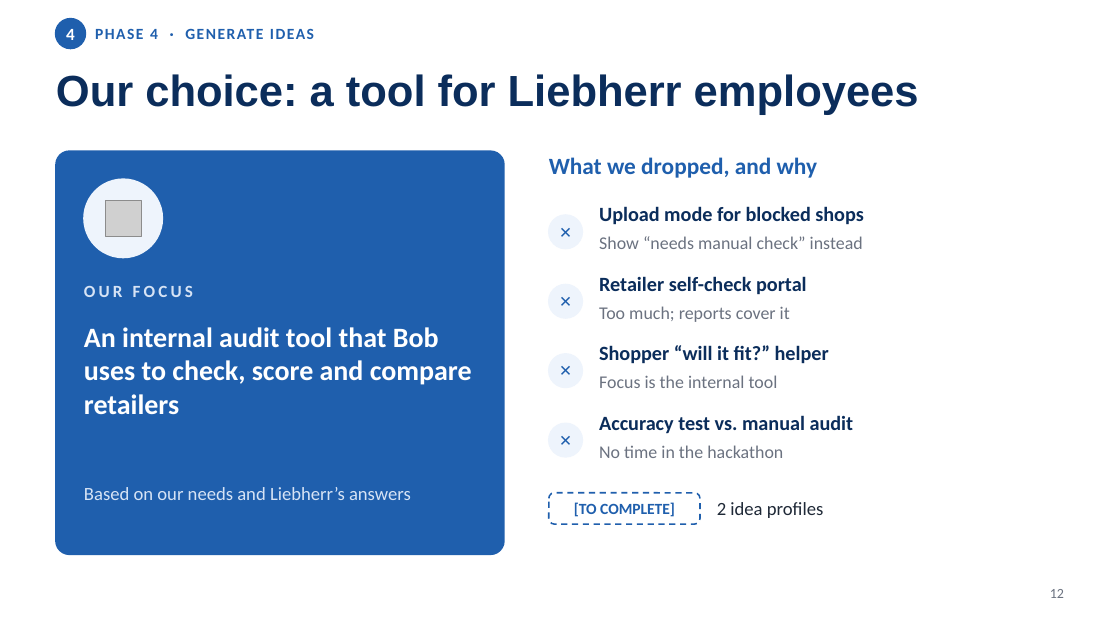
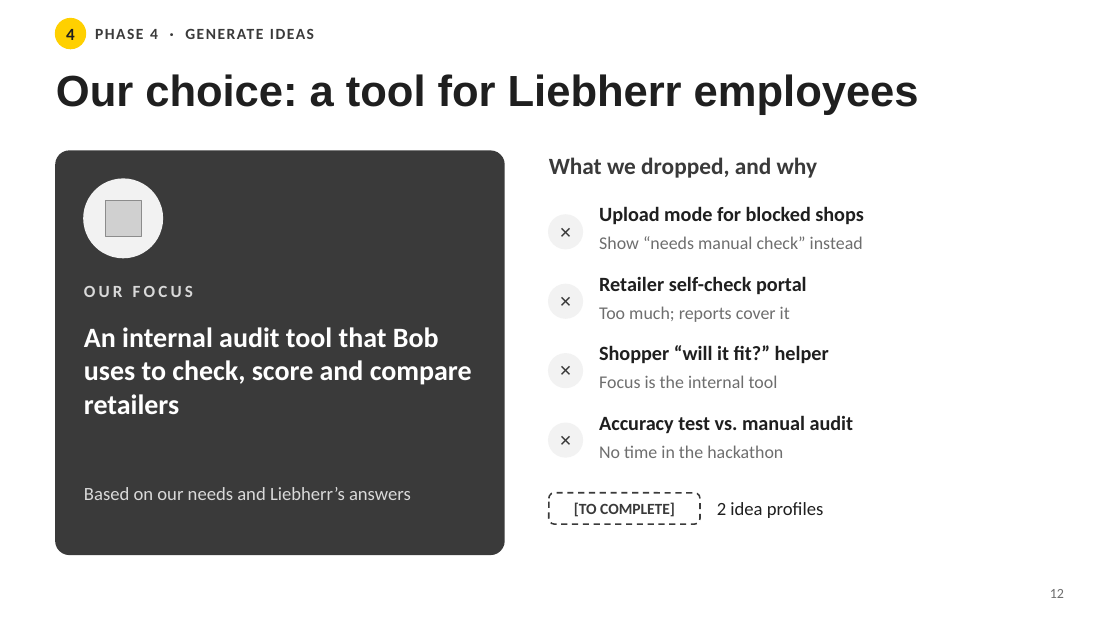
Before and after one commit to niv1999/liebherr-hackathon-2026, a slide deck: slide 12 of Liebherr5_DesignThinking_Journey.pptx. Drawn at 1120x630 pixels with LibreOffice and Linux fonts; fonts in the diff are those of the drawing; grey boxes stand for pictures. Boxes give left, top, right and bottom in pixels: in the first picture for what was removed or moved away, otherwise in the second. Text is boxed around its words. In the diff, an @@ line names an element or a change of style, - is before the commit and + after.

```diff
--- a/Liebherr5_DesignThinking_Journey.pptx
+++ b/Liebherr5_DesignThinking_Journey.pptx
@@ text "4" at [66, 29, 75, 40]: text colour #FFFFFF to #1F1F1F @@
@@ ellipse at [56, 19, 85, 48]: fill #1F5FAD to #FFD000; outline #1F5FAD 1.5 pt to #FFD000 1.5 pt @@
@@ rounded rectangle at [56, 151, 504, 554]: fill #1F5FAD to #3A3A3A; outline #1F5FAD 1 pt to #3A3A3A 1 pt @@
@@ text "OUR FOCUS" at [84, 286, 193, 297]: text colour #D6E3F5 to #D9D9D9 @@
@@ text colour #0B2D5B to #1F1F1F in 5 elements at [56, 74, 919, 115], [599, 206, 863, 224], [599, 276, 807, 294], [599, 345, 829, 363], [599, 415, 854, 433] @@
@@ text colour #1F5FAD to #3A3A3A in 7 elements at [95, 29, 314, 39], [549, 157, 817, 178], [574, 502, 675, 517], [549, 215, 582, 249], [549, 284, 582, 318], [549, 354, 582, 388], [549, 423, 582, 457] @@
@@ fill #EEF4FC to #F2F2F2; outline #EEF4FC 1 pt to #F2F2F2 1 pt in 5 elements at [84, 179, 162, 258], [549, 215, 582, 249], [549, 284, 582, 318], [549, 354, 582, 388], [549, 423, 582, 457] @@
@@ text colour #6B7280 to #6E6E6E in 5 elements at [1050, 589, 1064, 598], [599, 236, 863, 249], [599, 306, 790, 322], [599, 375, 778, 388], [599, 445, 783, 458] @@
@@ text "Based on our needs and ..." at [84, 487, 411, 500]: text colour #D6E3F5 to #D9D9D9 @@
@@ rounded rectangle at [549, 493, 700, 524]: outline #1F5FAD 1 pt dashed to #3A3A3A 1 pt dashed @@
@@ text "2 idea profiles" at [717, 502, 824, 518]: text colour #1F2937 to #1F1F1F @@
```
Also in this commit, not shown: 17 other slides changed, 1 other file.
